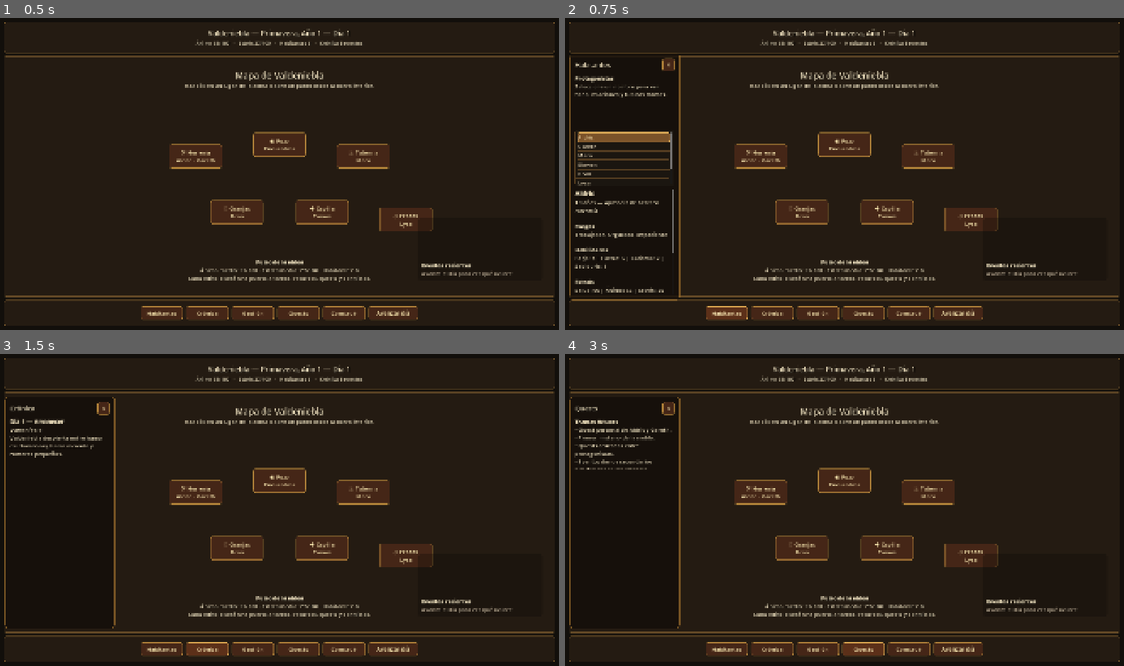
Above: before the commit, frames 1-4 (two rows, left to right).
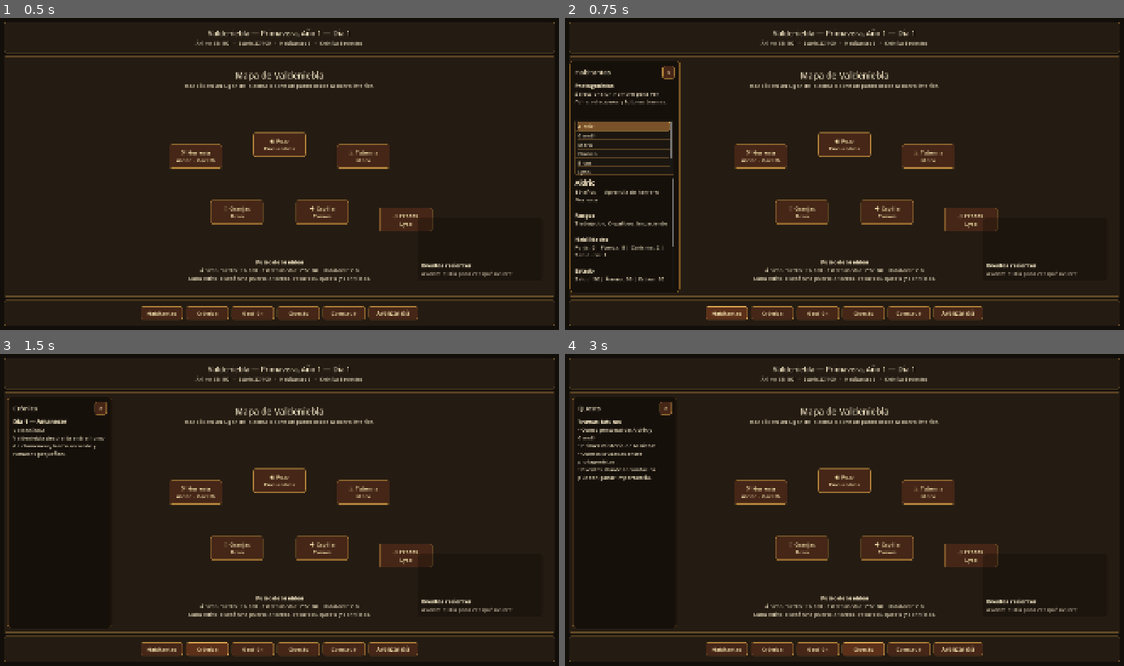
Above: after the commit, the same moments.

Repository: Nachobt98/valdeniebla
Game: Godot game, scene res://main.tscn
Two runs of this game, one before a commit and one after it. Both use one fixed random seed, a clock stepped at 60 frames per second and the inputs below.
Inputs:
- Up to frame 1 (0.5 s): no input
- Up to frame 2 (0.75 s): click "Habitantes" at 0.5 s
- Up to frame 3 (1.5 s): click "Crónica" at 1.25 s
- Up to frame 4 (3 s): click "Gestión" at 2 s; click "Quests" at 2.75 s

Frame 1 is identical in both runs. In frame 2, 4.6% of the frame differs, in the area x 0-21%, y 11-91%; in frame 3, 1.3%; in frame 4, 1.7%.

Commit message:
Show full chronicle history in contextual panel

Diff:
--- a/main.gd
+++ b/main.gd
@@ -209,7 +209,7 @@
 func update_all_ui() -> void:
 	update_title()
 	update_map_status()
-	if context_panel.visible:
+	if context_panel.visible and npc_info_label.visible:
 		update_npc_panel()
 
 func update_title() -> void:
@@ -236,7 +236,14 @@
 		village_state.npc_order.size()
 	]
 
+func reset_context_text_layout() -> void:
+	context_text_label.scroll_active = false
+	context_text_label.fit_content = true
+	context_text_label.custom_minimum_size = Vector2(320, 118)
+	context_text_label.size_flags_vertical = Control.SIZE_FILL
+
 func show_context(title: String, body: String, show_npcs: bool = false) -> void:
+	reset_context_text_layout()
 	context_panel.visible = true
 	context_title_label.text = title
 	context_text_label.text = body
@@ -256,7 +263,16 @@
 	)
 
 func show_chronicle_panel() -> void:
-	show_context("Crónica", "\n\n".join(diary_system.get_recent_entries()), false)
+	context_panel.visible = true
+	context_title_label.text = "Crónica"
+	context_text_label.visible = true
+	context_text_label.text = "\n\n".join(diary_system.diary_history)
+	context_text_label.scroll_active = true
+	context_text_label.fit_content = false
+	context_text_label.custom_minimum_size = Vector2(320, 620)
+	context_text_label.size_flags_vertical = Control.SIZE_EXPAND_FILL
+	npc_list.visible = false
+	npc_info_label.visible = false
 
 func show_management_panel() -> void:
 	show_context(
